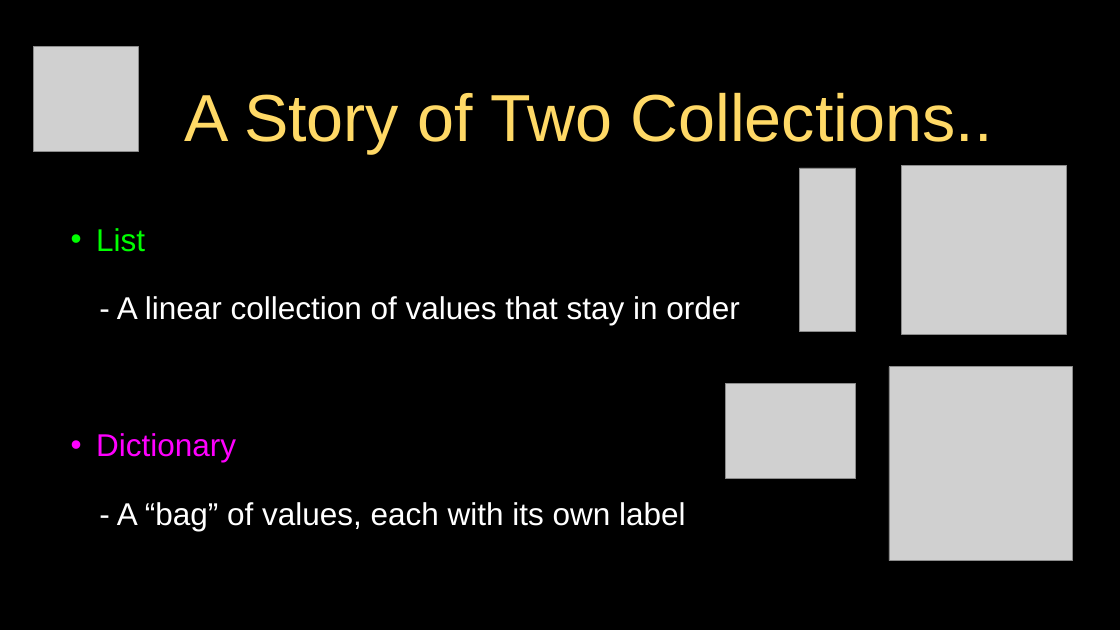
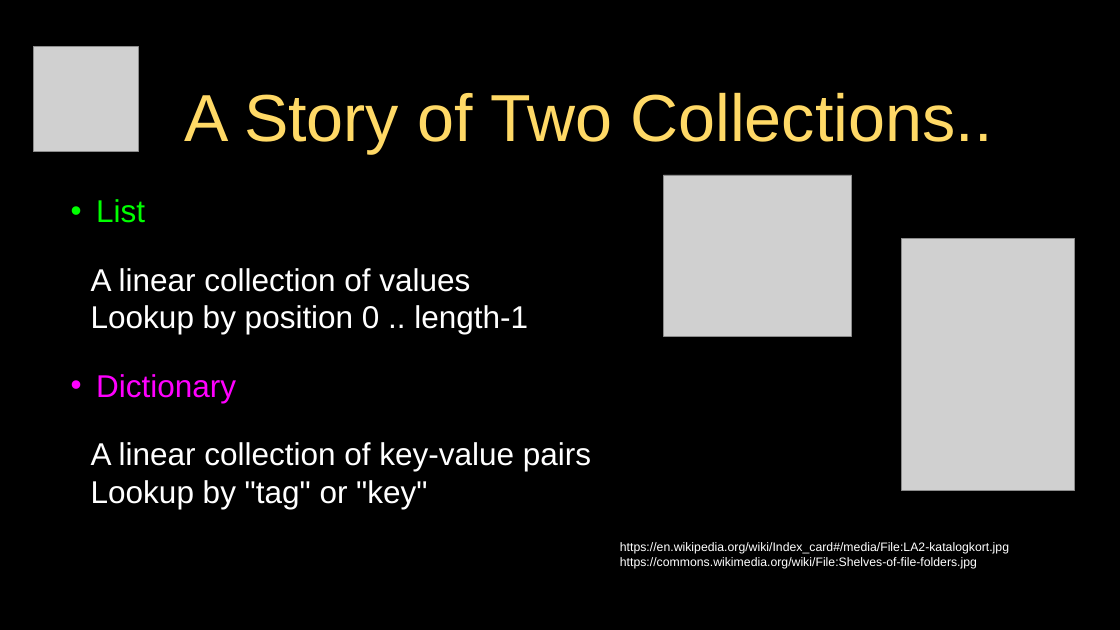
Before and after one commit to csev/py4e, a slide deck: slide 4 of lectures3/Pythonlearn-09-Dictionaries.pptx. Drawn at 1120x630 pixels with LibreOffice and Linux fonts; fonts in the diff are those of the drawing; grey boxes stand for pictures. Boxes give left, top, right and bottom in pixels: in the first picture for what was removed or moved away, otherwise in the second. Text is boxed around its words. In the diff, an @@ line names an element or a change of style, - is before the commit and + after.

```diff
--- a/lectures3/Pythonlearn-09-Dictionaries.pptx
+++ b/lectures3/Pythonlearn-09-Dictionaries.pptx
@@ picture added at [663, 175, 852, 336] @@
@@ picture removed at [799, 168, 855, 332] @@
@@ picture removed at [901, 165, 1066, 334] @@
@@ picture added at [901, 239, 1075, 491] @@
@@ text at [91, 268, 528, 334]: text changed @@
-  - A linear collection of values that stay in order
+  A linear collection of values
+  Lookup by position 0 .. length-1
@@ picture removed at [726, 383, 856, 478] @@
@@ picture removed at [889, 367, 1073, 561] @@
@@ text at [91, 442, 591, 509]: text changed @@
-  - A “bag” of values, each with its own label
+  A linear collection of key-value pairs
+  Lookup by "tag" or "key"
@@ text added at [620, 542, 1009, 569], 14 pt, text #FFFFFF @@
+https://en.wikipedia.org/wiki/Index_card#/media/File:LA2-katalogkort.jpg
+https://commons.wikimedia.org/wiki/File:Shelves-of-file-folders.jpg
```
Also in this commit, not shown: 5 other slides changed, 2 slides added, 2 slides removed, 3 other files.
